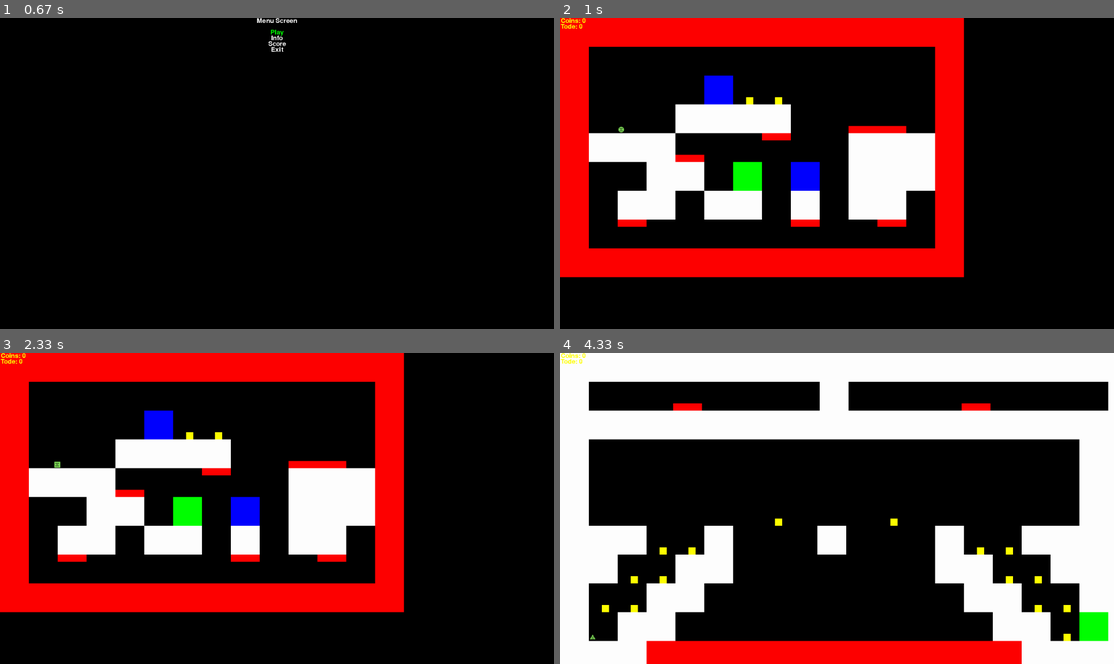
Above: before the commit, frames 1-4 (two rows, left to right).
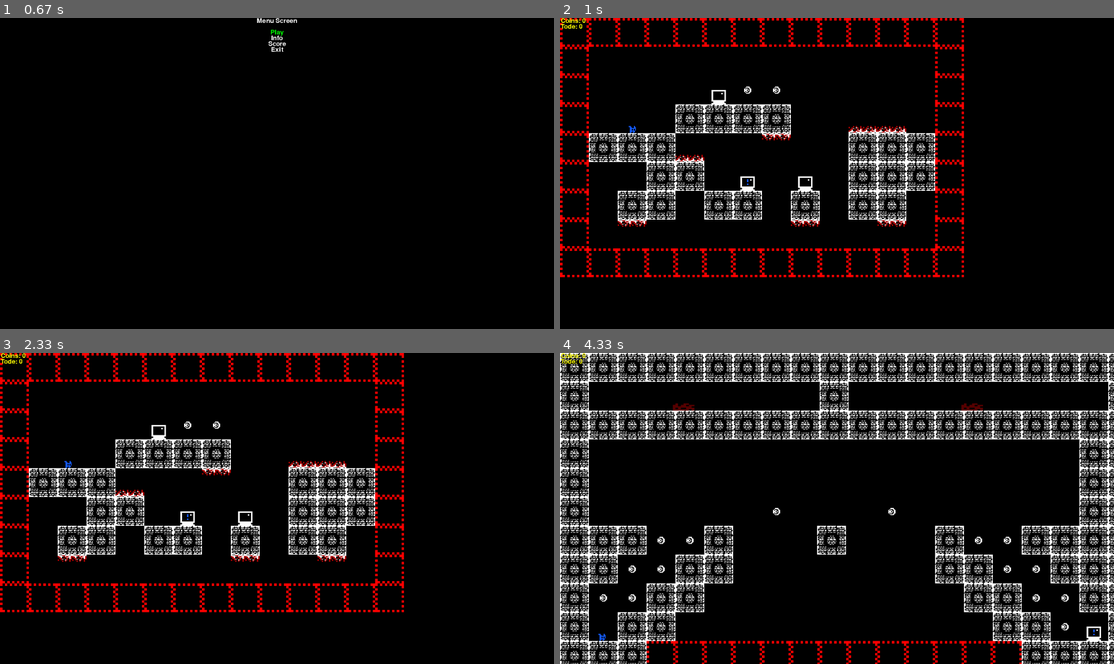
Above: after the commit, the same moments.

Repository: Noventicx/PyGame-Jump-n-Run
Game: pygame game, started from main.py
The game is run twice, just before and just after one commit, with the same random seed, the same clock (stepped at 60 frames per second) and the same inputs.
Inputs:
- Up to frame 1 (0.67 s): tap Space at 0.33 s
- Up to frame 2 (1 s): tap Enter at 0.67 s
- Up to frame 3 (2.33 s): hold Up 1-1.47 s; tap Space at 1.07, 1.37, 1.57, 1.87, 2.07 s; hold Right 1.5-1.97 s; hold Left from 2 s (still down)
- Up to frame 4 (4.33 s): tap Space at 2.37, 2.63, 2.93, 3.07, 3.47, 3.87, 4.17 s; release Left at 2.53 s; hold Left 2.57-2.97 s; hold Up 3-3.37 s; hold Down 3.4-3.77 s; hold Left 3.8-4.27 s; hold Right from 4.3 s (still down)

Frame 1 is identical in both runs. In frame 2, 29% of the frame differs, in the area x 0-73%, y 0-84%; in frame 3, 29%; in frame 4, 39%, in the area x 0-100%, y 0-100%.

Commit message:
Texturen und Animationen

Diff:
--- a/collision.py
+++ b/collision.py
@@ -95,8 +95,9 @@
             collision = pygame.Rect.colliderect(player.rect, checkpoint.rect)
             if collision:
                 print("checkpoint")
-                player.start_x = checkpoint.rect.x
-                player.start_y = checkpoint.rect.y
+                checkpoint.surf = pygame.transform.scale(pygame.image.load("sprites/blocks/checkpoint_check.png"), (50, 50))
+                player.start_x = checkpoint.rect.x + 12.5
+                player.start_y = checkpoint.rect.y + 25
 
         for coin in coins:
             collision = pygame.Rect.colliderect(player.rect, coin.rect)
--- a/entities/blocks.py
+++ b/entities/blocks.py
@@ -12,8 +12,10 @@
 
     def __init__(self, x, y):
         super(WhiteBlock, self).__init__()
-        self.surf = pygame.Surface((100, 100))
-        self.surf.fill(WHITE)
+        # self.surf = pygame.Surface((100, 100))
+        # self.surf.fill(WHITE)
+        # self.rect = self.surf.get_rect()
+        self.surf = pygame.transform.scale(pygame.image.load("sprites/blocks/whiteblock.png"), (100, 100))
         self.rect = self.surf.get_rect()
         self.rect.x = x * 100
         self.rect.y = y * 100
@@ -23,8 +25,10 @@
 
     def __init__(self, x, y):
         super(MovingWhiteBlock, self).__init__()
-        self.surf = pygame.Surface((100, 100))
-        self.surf.fill(WHITE)
+        # self.surf = pygame.Surface((100, 100))
+        # self.surf.fill(WHITE)
+        # self.rect = self.surf.get_rect()
+        self.surf = pygame.transform.scale(pygame.image.load("sprites/blocks/whiteblock.png"), (100, 100))
         self.rect = self.surf.get_rect()
         self.rect.x = x * 100
         self.rect.y = y * 100
@@ -42,19 +46,23 @@
 
     def __init__(self, x, y):
         super(FinishBlock, self).__init__()
-        self.surf = pygame.Surface((100, 100))
-        self.surf.fill(GREEN)
+        #self.surf = pygame.Surface((100, 100))
+        #self.surf.fill(GREEN)
+        #self.rect = self.surf.get_rect()
+        self.surf = pygame.transform.scale(pygame.image.load("sprites/blocks/finish.png"), (50, 50))
         self.rect = self.surf.get_rect()
-        self.rect.x = x * 100
-        self.rect.y = y * 100
+        self.rect.x = x * 100 + 25
+        self.rect.y = y * 100 + 50
 
 
 class Spike(pygame.sprite.Sprite):
 
     def __init__(self, x, y):
         super(Spike, self).__init__()
-        self.surf = pygame.Surface((100, 100))
-        self.surf.fill(RED)
+        #self.surf = pygame.Surface((100, 100))
+        #self.surf.fill(RED)
+        #self.rect = self.surf.get_rect()
+        self.surf = pygame.transform.scale(pygame.image.load("sprites/blocks/spike.png"), (100, 100))
         self.rect = self.surf.get_rect()
         self.rect.x = x * 100
         self.rect.y = y * 100
@@ -64,19 +72,23 @@
 
     def __init__(self, x, y):
         super(SmallSpikeBottom, self).__init__()
-        self.surf = pygame.Surface((100, 25))
-        self.surf.fill(RED)
+        #self.surf = pygame.Surface((100, 25))
+        #self.surf.fill(RED)
+        #self.rect = self.surf.get_rect()
+        self.surf = pygame.transform.scale(pygame.image.load("sprites/blocks/spikesmall.png"), (100, 25))
         self.rect = self.surf.get_rect()
         self.rect.x = x * 100
-        self.rect.y = y * 100
+        self.rect.y = y * 100 + 75
 
 
 class SmallSpikeTop(pygame.sprite.Sprite):
 
     def __init__(self, x, y):
         super(SmallSpikeTop, self).__init__()
-        self.surf = pygame.Surface((100, 25))
-        self.surf.fill(RED)
+        #self.surf = pygame.Surface((100, 25))
+        #self.surf.fill(RED)
+        #self.rect = self.surf.get_rect()
+        self.surf = pygame.transform.flip(pygame.transform.scale(pygame.image.load("sprites/blocks/spikesmall.png"), (100, 25)), False, True)
         self.rect = self.surf.get_rect()
         self.rect.x = x * 100
         self.rect.y = y * 100
@@ -86,19 +98,40 @@
 
     def __init__(self, x, y):
         super(Checkpoint, self).__init__()
-        self.surf = pygame.Surface((100, 100))
-        self.surf.fill(BLUE)
+        # self.surf = pygame.Surface((100, 100))
+        # self.surf.fill(BLUE)
+        # self.rect = self.surf.get_rect()
+        self.surf = pygame.transform.scale(pygame.image.load("sprites/blocks/checkpoint.png"), (50, 50))
         self.rect = self.surf.get_rect()
-        self.rect.x = x * 100
-        self.rect.y = y * 100
+        self.rect.x = x * 100 + 25
+        self.rect.y = y * 100 + 50
 
 
 class Coin(pygame.sprite.Sprite):
 
     def __init__(self, x, y):
         super(Coin, self).__init__()
-        self.surf = pygame.Surface((25, 25))
-        self.surf.fill(YELLOW)
+        # self.surf = pygame.Surface((25, 25))
+        # self.surf.fill(YELLOW)
+        # self.rect = self.surf.get_rect()
+        self.surf = pygame.transform.scale(pygame.image.load("sprites/blocks/coin1.png"), (25, 25))
         self.rect = self.surf.get_rect()
-        self.rect.x = x * 100
-        self.rect.y = y * 100
+        self.rect.x = x * 100 + 37.5
+        self.rect.y = y * 100 + 37.5
+        self.turn_anim = 0
+        self.elapsed = pygame.time.get_ticks()
+
+    def update(self):
+        now = pygame.time.get_ticks()
+        image_sprite_turn = [pygame.transform.scale(pygame.image.load("sprites/blocks/coin1.png"), (25, 25)),
+                             pygame.transform.scale(pygame.image.load("sprites/blocks/coin2.png"), (25, 25)),
+                             pygame.transform.scale(pygame.image.load("sprites/blocks/coin3.png"), (25, 25)),
+                             pygame.transform.scale(pygame.image.load("sprites/blocks/coin4.png"), (25, 25)),
+                             pygame.transform.scale(pygame.image.load("sprites/blocks/coin5.png"), (25, 25)),
+                             pygame.transform.scale(pygame.image.load("sprites/blocks/coin6.png"), (25, 25))]
+        if self.turn_anim >= len(image_sprite_turn):
+            self.turn_anim = 0
+        if now - self.elapsed > 250:
+            self.surf = image_sprite_turn[self.turn_anim]
+            self.turn_anim = self.turn_anim + 1
+            self.elapsed = now
--- a/entities/enemies.py
+++ b/entities/enemies.py
@@ -7,16 +7,20 @@
 
     def __init__(self, x, y):
         super(MovingEnemy, self).__init__()
-        self.surf = pygame.Surface((100, 25))
-        self.surf.fill(RED)
+        #self.surf = pygame.Surface((100, 25))
+        #self.surf.fill(RED)
+        #self.rect = self.surf.get_rect()
+        self.surf = pygame.transform.flip(pygame.transform.scale(pygame.image.load("sprites/enemies/enemy.png"), (75, 25)), True, False)
         self.rect = self.surf.get_rect()
         self.rect.x = x * 100
-        self.rect.y = y * 100
+        self.rect.y = y * 100 + 75
         self.moves_right = False
         self.speed = 1
 
     def update(self):
         if self.moves_right is True:
+            self.surf = pygame.transform.scale(pygame.image.load("sprites/enemies/enemy.png"), (75, 25))
             self.rect.x = self.rect.x + self.speed
         elif self.moves_right is False:
+            self.surf = pygame.transform.flip(pygame.transform.scale(pygame.image.load("sprites/enemies/enemy.png"), (75, 25)), True, False)
             self.rect.x = self.rect.x - self.speed
--- a/entities/player.py
+++ b/entities/player.py
@@ -9,30 +9,61 @@
         super(Player, self).__init__()
         #self.surf = pygame.Surface((25, 25))
         #self.surf.fill((255, 0, 255))
-        self.surf = pygame.image.load("entities/Sprite1.png")
+        self.surf = pygame.transform.scale(pygame.image.load("sprites/player/idle1.png"), (25, 25))
         self.rect = self.surf.get_rect()
         self.speed = 1
-        self.start_x = 100 * x
-        self.start_y = 100 * y
-        self.rect.x = 100 * x
-        self.rect.y = 100 * y
+        self.start_x = 100 * x + 37.5
+        self.start_y = 100 * y + 75
+        self.rect.x = 100 * x + 37.5
+        self.rect.y = 100 * y + 75
         self.gravity = -1
         self.jump_height = 130
         self.is_jumping = False
         self.onground = True
+        self.walking_anim = 0
+        self.idle_anim = 0
+        self.walking_right = True
+        self.elapsed = pygame.time.get_ticks()
 
-    def update(self, events):
+    def update(self):
         self.rect.y = self.rect.y - self.gravity
         key = pygame.key.get_pressed()
+        image_sprite_walking = [pygame.transform.scale(pygame.image.load("sprites/player/walking1.png"), (25, 25)),
+                                pygame.transform.scale(pygame.image.load("sprites/player/walking2.png"), (25, 25))]
+        image_sprite_idle = [pygame.transform.scale(pygame.image.load("sprites/player/idle1.png"), (25, 25)),
+                                pygame.transform.scale(pygame.image.load("sprites/player/idle2.png"), (25, 25))]
         if key[pygame.K_LEFT]:
-            self.surf = pygame.image.load("entities/Sprite2.png")
+            now = pygame.time.get_ticks()
+            self.walking_right = False
+            if self.walking_anim >= len(image_sprite_walking):
+                self.walking_anim = 0
+            if now - self.elapsed > 250:
+                if self.is_jumping is False:
+                    self.surf = pygame.transform.flip(image_sprite_walking[self.walking_anim], True, False)
+                else:
+                    self.surf = pygame.transform.flip(pygame.transform.scale(pygame.image.load("sprites/player/jumping.png"), (25, 25)), True, False)
+                self.walking_anim = self.walking_anim + 1
+                self.elapsed = now
             self.rect.x = self.rect.x - self.speed
         if key[pygame.K_RIGHT]:
-            self.surf = pygame.image.load("entities/Sprite3.png")
+            now = pygame.time.get_ticks()
+            self.walking_right = True
+            if self.walking_anim >= len(image_sprite_walking):
+                self.walking_anim = 0
+            if now - self.elapsed > 250:
+                if self.is_jumping is False:
+                    self.surf = image_sprite_walking[self.walking_anim]
+                else:
+                    self.surf = pygame.transform.scale(pygame.image.load("sprites/player/jumping.png"), (25, 25))
+                self.walking_anim = self.walking_anim + 1
+                self.elapsed = now
             self.rect.x = self.rect.x + self.speed
         if key[pygame.K_UP]:
             if self.onground is True:
-                self.surf = pygame.image.load("entities/Sprite4.png")
+                if self.walking_right is True:
+                    self.surf = pygame.transform.scale(pygame.image.load("sprites/player/jumping.png"), (25, 25))
+                elif self.walking_right is False:
+                    self.surf = pygame.transform.flip(pygame.transform.scale(pygame.image.load("sprites/player/jumping.png"), (25, 25)), True, False)
                 print("jump")
                 effect = pygame.mixer.Sound('music/jump.mp3')
                 effect.set_volume(0.05)
@@ -42,6 +73,18 @@
                 #self.rect.y = self.rect.y - self.jump_height
                 #Idee für neu Implementation siehe jump()
                 self.jump()
+        if self.onground is True and not key[pygame.K_UP] and not key[pygame.K_LEFT] and not key[pygame.K_RIGHT]:
+            now = pygame.time.get_ticks()
+            #print(now - self.elapsed)
+            if self.idle_anim >= len(image_sprite_idle):
+                self.idle_anim = 0
+            if now - self.elapsed > 250:
+                if self.walking_right is True:
+                    self.surf = image_sprite_idle[self.idle_anim]
+                else:
+                    self.surf = pygame.transform.flip(image_sprite_idle[self.idle_anim], True, False)
+                self.idle_anim = self.idle_anim + 1
+                self.elapsed = now
         if self.is_jumping is True:
             self.gravity = 5
             self.jump_height = self.jump_height - 5
--- a/levelloader.py
+++ b/levelloader.py
@@ -51,7 +51,7 @@
                     spike = Spike(x, y)
                     spikes.add(spike)
                 if i == "k":
-                    spike = SmallSpikeBottom(x, y + 0.75)
+                    spike = SmallSpikeBottom(x, y)
                     spikes.add(spike)
                 if i == "ö":
                     spike = SmallSpikeTop(x, y)
@@ -60,13 +60,13 @@
                     checkpoint = Checkpoint(x, y)
                     checkpoints.add(checkpoint)
                 if i == "€":
-                    coin = Coin(x + 0.45, y + 0.75)
+                    coin = Coin(x, y)
                     coins.add(coin)
                 if i == "e":
-                    enemy = MovingEnemy(x, y + 0.75)
+                    enemy = MovingEnemy(x, y)
                     enemies.add(enemy)
                 if i == "p":
-                    player = Player(x, y + 0.75)
+                    player = Player(x, y)
                     players.add(player)
                 if i == "y":
                     y = y + 1
--- a/levels/level2.txt
+++ b/levels/level2.txt
@@ -1,7 +1,7 @@
-#############y
-1111111111111y
-1###########1y
-1111111111111y
-1p€€€€c€€€€€fy
-111€e€1€€e€11y
-1111111111111y
+##############y
+11111111111111y
+1###########11y
+11111111111111y
+1p€€€€c€€€€€f1y
+111€e€1€€e€111y
+11111111111111y
--- a/main.py
+++ b/main.py
@@ -31,4 +31,5 @@
 
     manager.state.draw(screen)
     manager.state.events(pygame.event.get())
+    manager.state.update()
     pygame.display.flip()
--- a/states.py
+++ b/states.py
@@ -216,10 +216,6 @@
         screen.blit(text2, text2_rect)
 
     def events(self, events):
-        enemies.update()
-        movingwhiteblocks.update()
-        players.update(events)
-        check_collision()
         for e in events:
             if e.type == KEYDOWN and e.key == K_ESCAPE:
                 pygame.display.quit()
@@ -237,6 +233,13 @@
                 checkpoints.empty()
                 LevelLoader.gen_level_group(constants.current_level)
 
+    def update(self):
+        players.update()
+        check_collision()
+        enemies.update()
+        movingwhiteblocks.update()
+        coins.update()
+
     def clear(self, screen):
         screen.fill(BLACK)
 
Binary file added: sprites/blocks/checkpoint.png
Binary file added: sprites/blocks/checkpoint_check.png
Binary file added: sprites/blocks/coin1.png
Binary file added: sprites/blocks/coin2.png
Binary file added: sprites/blocks/coin3.png
Binary file added: sprites/blocks/coin4.png
Binary file added: sprites/blocks/coin5.png
Binary file added: sprites/blocks/coin6.png
Binary file added: sprites/blocks/finish.png
Binary file added: sprites/blocks/spike.png
Binary file added: sprites/blocks/spikesmall.png
Binary file added: sprites/blocks/whiteblock.png
(and 6 more such lines)
